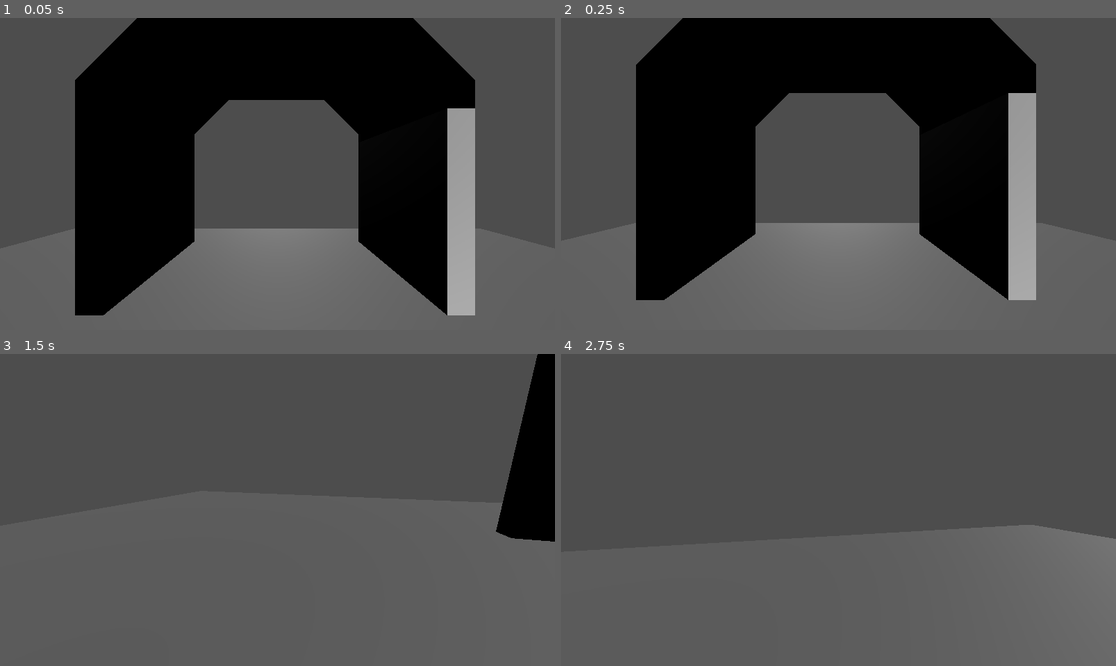
Above: before the commit, frames 1-4 (two rows, left to right).
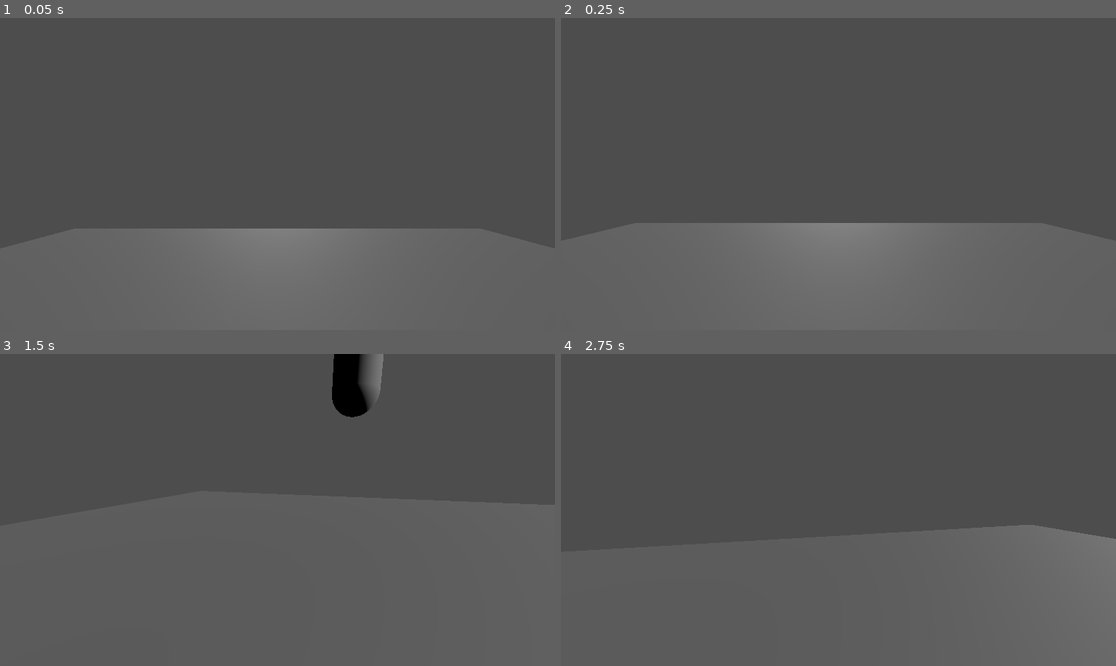
Above: after the commit, the same moments.

Repository: jakvbm1/under-angels-skin
Game: Godot game, scene res://scenes/places/dungeon/testing_level.tscn
Two runs of this game, one before a commit and one after it. Both use one fixed random seed, a clock stepped at 60 frames per second and the inputs below. Before the commit the project starts from res://scenes/testing_level.tscn.
Inputs (mouse positions are in pixels of both pictures, inside the frame that each line leads up to):
- Up to frame 1 (0.05 s): no input
- Up to frame 2 (0.25 s): no input
- Up to frame 3 (1.5 s): tap Enter (ui_accept) at 0.5, 0.77 s; move the mouse to (399, 494) at 0.52 s; hold D (right) 0.53-1.28 s; click (399, 494) at 0.67 s; move the mouse to (249, 510) at 1.27 s; hold W (forward) from 1.28 s (still down)
- Up to frame 4 (2.75 s): keep holding W (forward); tap Enter (ui_accept) at 1.52 s; move the mouse to (849, 503) at 2.02 s

The runs differ from the first frame. In frame 1, 43% of the frame differs, in the area x 13-86%, y 0-96%; in frame 2, 42%; in frame 3, 5.5%; in frame 4, nothing differs.

Commit message:
added test enemy, organized file structure a little

Diff:
--- a/project.godot
+++ b/project.godot
@@ -11,13 +11,17 @@
 [application]
 
 config/name="Under angels skin"
-run/main_scene="res://scenes/testing_level.tscn"
+run/main_scene="res://scenes/places/dungeon/testing_level.tscn"
 config/features=PackedStringArray("4.3", "Forward Plus")
 config/icon="res://icon.svg"
 
 [dotnet]
 
 project/assembly_name="Under angels skin"
+
+[global_group]
+
+player=""
 
 [input]
 
--- /dev/null
+++ b/scenes/entities/enemies/test_enemy.tscn
@@ -0,0 +1,16 @@
+[gd_scene load_steps=4 format=3 uid="uid://u3rq862qt0we"]
+
+[ext_resource type="Script" path="res://scripts/test_enemy.gd" id="1_67ntg"]
+
+[sub_resource type="CapsuleMesh" id="CapsuleMesh_dj22g"]
+
+[sub_resource type="CapsuleShape3D" id="CapsuleShape3D_log6p"]
+
+[node name="TestEnemy" type="CharacterBody3D"]
+script = ExtResource("1_67ntg")
+
+[node name="MeshInstance3D" type="MeshInstance3D" parent="."]
+mesh = SubResource("CapsuleMesh_dj22g")
+
+[node name="CollisionShape3D" type="CollisionShape3D" parent="."]
+shape = SubResource("CapsuleShape3D_log6p")
--- a/scenes/character.tscn
+++ b/scenes/entities/players/character.tscn
@@ -6,9 +6,9 @@
 
 [sub_resource type="CapsuleShape3D" id="CapsuleShape3D_jkcly"]
 
-[node name="Node3D" type="Node3D"]
+[node name="Player" type="Node3D"]
 
-[node name="CharacterBody3D" type="CharacterBody3D" parent="."]
+[node name="CharacterBody3D" type="CharacterBody3D" parent="." groups=["player"]]
 script = ExtResource("1_q37bf")
 
 [node name="MeshInstance3D" type="MeshInstance3D" parent="CharacterBody3D"]
--- /dev/null
+++ b/scenes/places/dungeon/testing_level.tscn
@@ -0,0 +1,19 @@
+[gd_scene load_steps=4 format=3 uid="uid://ni36pcsoifxl"]
+
+[ext_resource type="PackedScene" uid="uid://qtmkkfrfxjpf" path="res://scenes/places/default_floor.tscn" id="1_6qe7s"]
+[ext_resource type="PackedScene" uid="uid://cbtdfceqeab6k" path="res://scenes/entities/players/character.tscn" id="2_21dlo"]
+[ext_resource type="PackedScene" uid="uid://u3rq862qt0we" path="res://scenes/entities/enemies/test_enemy.tscn" id="3_0b26w"]
+
+[node name="Testing level" type="Node"]
+
+[node name="default_floor" parent="." instance=ExtResource("1_6qe7s")]
+
+[node name="Player" parent="default_floor" instance=ExtResource("2_21dlo")]
+transform = Transform3D(1, 0, 0, 0, 1, 0, 0, 0, 1, 0, 1.904, 0)
+
+[node name="DirectionalLight3D" type="DirectionalLight3D" parent="."]
+transform = Transform3D(1, 0, 0, 0, -0.857167, 0.515038, 0, -0.515038, -0.857167, 3.14564, 7.67005, -8.16822)
+light_energy = 0.7
+
+[node name="TestEnemy" parent="." instance=ExtResource("3_0b26w")]
+transform = Transform3D(1, 0, 0, 0, 1, 0, 0, 0, 1, -3.18909, 3.86676, 0)
--- a/scenes/testing_level.tscn
+++ /dev/null
@@ -1,19 +0,0 @@
-[gd_scene load_steps=4 format=3 uid="uid://ni36pcsoifxl"]
-
-[ext_resource type="PackedScene" uid="uid://qtmkkfrfxjpf" path="res://scenes/default_floor.tscn" id="1_w485c"]
-[ext_resource type="PackedScene" uid="uid://cbtdfceqeab6k" path="res://scenes/character.tscn" id="2_g3hog"]
-[ext_resource type="PackedScene" uid="uid://bqlb3ngycr6a0" path="res://scenes/testowa_brama.tscn" id="3_ulcpu"]
-
-[node name="Testing level" type="Node"]
-
-[node name="default_floor" parent="." instance=ExtResource("1_w485c")]
-
-[node name="Node3D" parent="default_floor" instance=ExtResource("2_g3hog")]
-transform = Transform3D(1, 0, 0, 0, 1, 0, 0, 0, 1, 0, 1.904, 0)
-
-[node name="DirectionalLight3D" type="DirectionalLight3D" parent="."]
-transform = Transform3D(1, 0, 0, 0, -0.857167, 0.515038, 0, -0.515038, -0.857167, 3.14564, 7.67005, -8.16822)
-light_energy = 0.7
-
-[node name="TestBramy" parent="." instance=ExtResource("3_ulcpu")]
-transform = Transform3D(0.25, 0, 0, 0, 0.25, 0, 0, 0, 0.25, 2.84776, 0, -3.93635)
--- a/scenes/testowa_brama.tscn
+++ /dev/null
@@ -1,22 +0,0 @@
-[gd_scene load_steps=3 format=3 uid="uid://bqlb3ngycr6a0"]
-
-[ext_resource type="PackedScene" uid="uid://bw52ipjlrf87q" path="res://assets/bramatest.glb" id="1_o8eyr"]
-
-[sub_resource type="BoxShape3D" id="BoxShape3D_d0ty0"]
-size = Vector3(2.03027, 20.0297, 16.1197)
-
-[node name="TestBramy" type="Node3D"]
-
-[node name="bramatest2" parent="." instance=ExtResource("1_o8eyr")]
-transform = Transform3D(1, 0, 0, 0, 1, 0, 0, 0, 1, -4.307, 8.567, -6.872)
-
-[node name="RigidBody3D" type="RigidBody3D" parent="bramatest2"]
-freeze = true
-
-[node name="CollisionShape3D" type="CollisionShape3D" parent="bramatest2/RigidBody3D"]
-transform = Transform3D(1, 0, 0, 0, 1, 0, 0, 0, 1, 6.15021, 2.08434, 0.00382423)
-shape = SubResource("BoxShape3D_d0ty0")
-
-[node name="CollisionShape3D2" type="CollisionShape3D" parent="bramatest2/RigidBody3D"]
-transform = Transform3D(1, 0, 0, 0, 1, 0, 0, 0, 1, -20.7198, 1.93575, 0.00764847)
-shape = SubResource("BoxShape3D_d0ty0")
--- /dev/null
+++ b/scripts/test_enemy.gd
@@ -0,0 +1,17 @@
+extends CharacterBody3D
+var player
+@onready var navigation_agent_3d: NavigationAgent3D = $NavigationAgent3D
+
+
+const SPEED = 3
+# Called when the node enters the scene tree for the first time.
+func _ready() -> void:
+	player = get_tree().get_first_node_in_group("player")
+
+func _physics_process(delta: float) -> void:
+	if not is_on_floor():
+		velocity += get_gravity() * delta * 5
+	print(player.position)
+	print(position)
+	position.x = position.x + (player.position.x - position.x)*0.1*delta
+	position.z = position.z + (player.position.z - position.z)*0.1*delta
Binary file removed: assets/bramatest.glb
Not shown, removed: assets/bramatest.glb.import
Binary file removed: bramatest.glb
Not shown, removed: bramatest.glb.import
Renamed: scenes/default_floor.tscn -> scenes/places/default_floor.tscn
